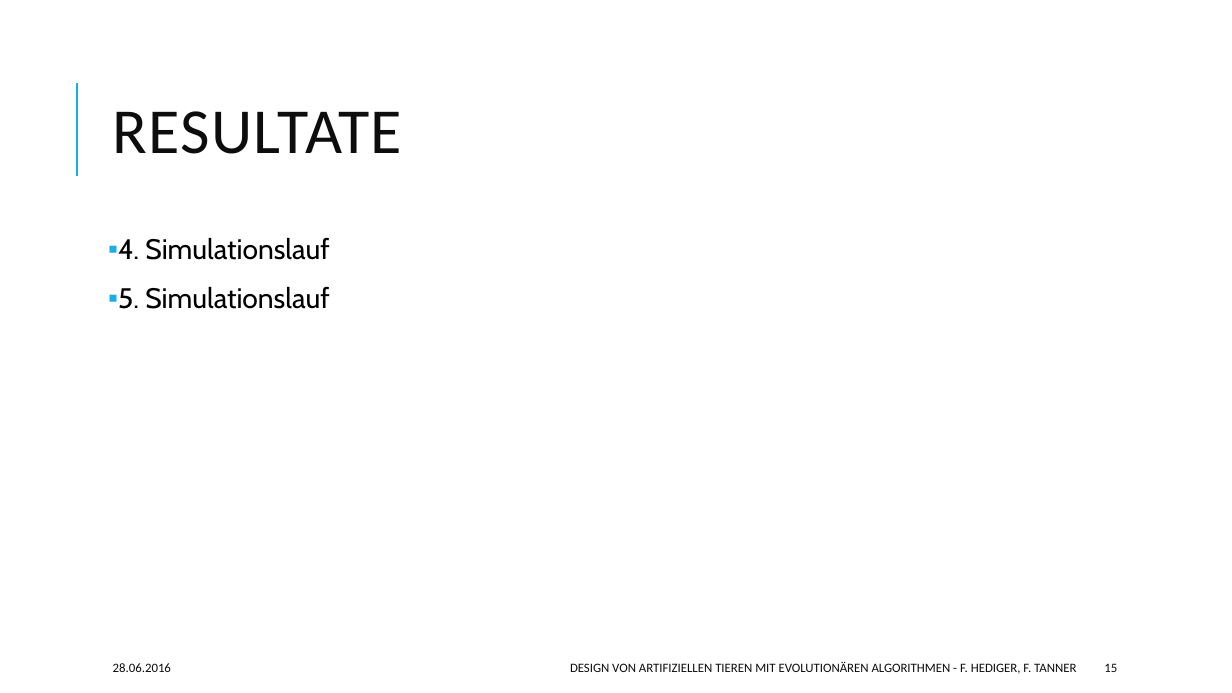
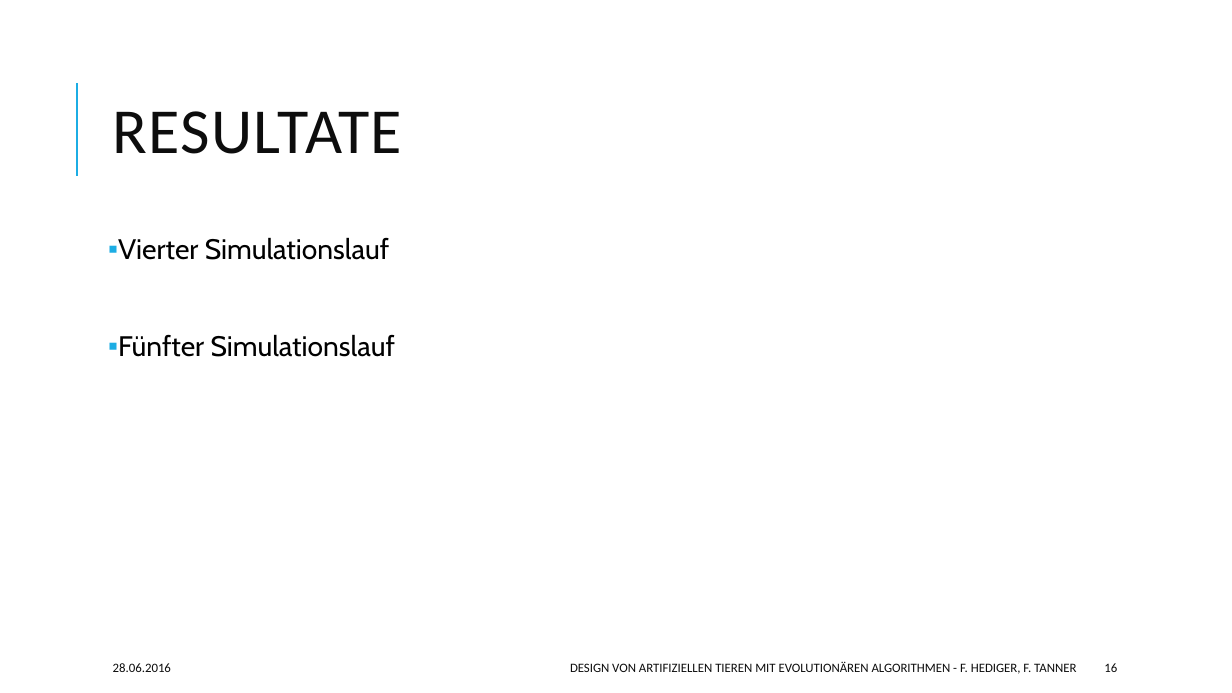
Before and after one commit to hedigerf/evolut, a slide deck: slide 16 of evolutdoc/presentation/presentation.pptx (slide 15 before the commit). Drawn at 1232x693 pixels with LibreOffice and Linux fonts; fonts in the diff are those of the drawing. Boxes give left, top, right and bottom in pixels: in the first picture for what was removed or moved away, otherwise in the second. Text is boxed around its words. In the diff, an @@ line names an element or a change of style, - is before the commit and + after.

```diff
--- a/evolutdoc/presentation/presentation.pptx
+++ b/evolutdoc/presentation/presentation.pptx
@@ text at (x1=118, y1=237, x2=395, y2=357): text changed @@
-▪ 4. Simulationslauf
-▪ 5. Simulationslauf
+▪ Vierter Simulationslauf
+▪ Fünfter Simulationslauf
@@ page number at (x1=1104, y1=663, x2=1117, y2=672): text changed @@
-15
+16
```
Also in this commit, not shown: 2 other slides changed, 4 slides added, 4 other files.
